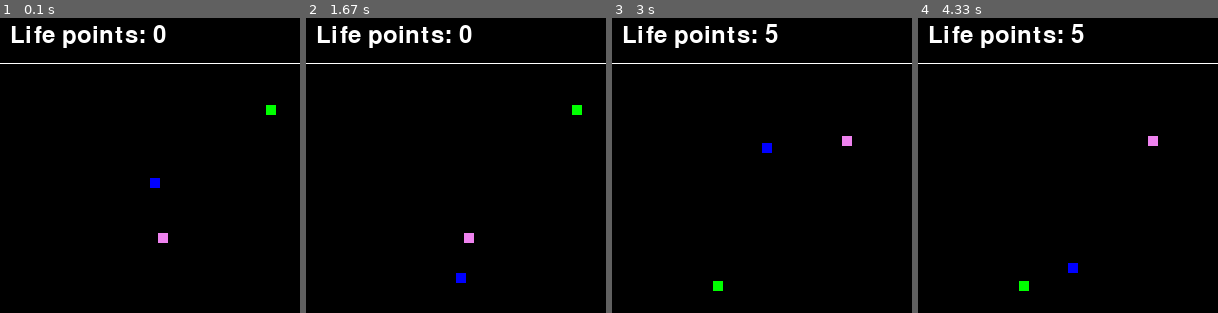
Above: before the commit, frames 1-4 (left to right).
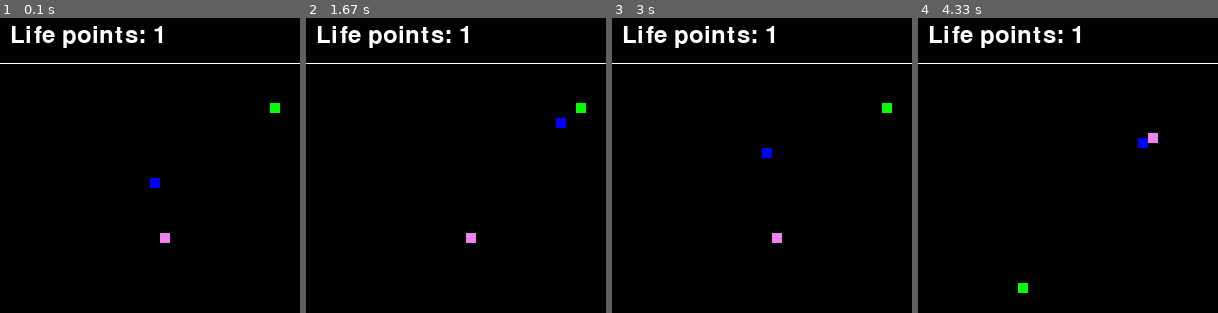
Above: after the commit, the same moments.

Repository: Domcia47/pygames
Game: pygame game, started from Snake.py
The game is run twice, just before and just after one commit, with the same random seed, the same clock (stepped at 60 frames per second) and the same inputs.
Inputs:
- Up to frame 1 (0.1 s): no input
- Up to frame 2 (1.67 s): hold Right 0.33-0.8 s; hold Up 0.83-1.13 s; hold Right 1.17-1.63 s
- Up to frame 3 (3 s): hold Left 1.67-2.2 s; hold Down 2.23-2.53 s; hold Left 2.57-2.97 s
- Up to frame 4 (4.33 s): hold Up 3-3.37 s; hold Right 3.4-4.03 s; hold Down from 4.07 s (still down)

The runs differ from the first frame. In frame 1, 0.4% of the frame differs, in the area x 51-94%, y 2-77%; in frame 2, 0.6%; in frame 3, 0.7%, in the area x 33-94%, y 2-93%; in frame 4, 0.5%.

Commit message:
snake with body

Diff:
--- a/Snake.py
+++ b/Snake.py
@@ -1,8 +1,7 @@
 import sys
 import pygame
 import random
-import queue
-
+from collections import deque
 # COLORS
 black = (0, 0, 0)
 gray = (128, 128, 128)
@@ -30,11 +29,13 @@
 generate_new_food = True
 good_food = None  #Rect for good food
 bad_food = None  #Rect for bad food
-gained_score = None
-score = 0  #Initial score
+gained_score = False
+lost_score = False
+score = 1  #Initial score
 time = 0
 time_limit = 400
-snake_body = queue.Queue()
+snake_body = deque()
+
 
 # MAIN GAME LOOP
 while True:
@@ -43,20 +44,21 @@
         if event.type == pygame.QUIT:
             pygame.quit()
             sys.exit(0)
-        elif event.type == pygame.MOUSEBUTTONDOWN:  # Mouse click event
-            mouse_x, mouse_y = event.pos  # Get mouse click coordinates
-            # Check which region the click is in relative to the snake's head
-            if mouse_x < head.x and abs(mouse_x - head.x) > abs(mouse_y - head.y):  # Click to the left
+
+            # Handle events
+        elif event.type == pygame.KEYDOWN:  # Key press event
+            if event.key == pygame.K_LEFT:  # Left arrow key
                 current_speed = [-10, 0]  # Move left
-            elif mouse_x > head.x + head.width and abs(mouse_x - head.x) > abs(mouse_y - head.y):  # Click to the right
+            elif event.key == pygame.K_RIGHT:  # Right arrow key
                 current_speed = [10, 0]  # Move right
-            elif mouse_y < head.y:  # Click above
+            elif event.key == pygame.K_UP:  # Up arrow key
                 current_speed = [0, -10]  # Move up
-            elif mouse_y > head.y + head.height:  # Click below
+            elif event.key == pygame.K_DOWN:  # Down arrow key
                 current_speed = [0, 10]  # Move down
 
+
     # Check game over condition
-    if score < 0:
+    if score <= 0:
         font = pygame.font.SysFont(None, 48)
         game_over_text = font.render("GAME OVER", True, red)
         screen.fill(black)
@@ -67,7 +69,7 @@
         continue
 
     # Check win condition
-    if score >= 150:
+    if score >= 100:
         font = pygame.font.SysFont(None, 48)
         win_text = font.render("YOU WON", True, green)
         screen.fill(black)
@@ -81,52 +83,72 @@
     # Generate food if needed
     if generate_new_food:
         food_size = 10
-        random_x_good = random.randint(0, width - food_size)
-        random_y_good = random.randint(dashboard_height, height - food_size)
+        random_x_good = random.randint(0, (width - food_size) // 10) * 10
+        random_y_good = random.randint(dashboard_height // 10, (height - food_size) // 10) * 10
+
         good_food = pygame.Rect(random_x_good, random_y_good, food_size, food_size)
 
-        random_x_bad = random.randint(0, width - food_size)
-        random_y_bad = random.randint(dashboard_height, height - food_size)
+        random_x_bad = random.randint(0, (width - food_size) // 10) * 10
+        random_y_bad = random.randint(dashboard_height // 10, (height - food_size) // 10) * 10
+
         bad_food = pygame.Rect(random_x_bad, random_y_bad, food_size, food_size)
 
         time = 0
         generate_new_food = False
-        if gained_score and score % 10 == 0:
-            FPS = min(25,FPS+speed_increment)
-            time_limit = max(200, time_limit - 2)
+
 
     # Move the snake's head
     head = head.move(current_speed)
 
     if head.left < 0:  # Move from left to right
-        head.left = width
+        head.left = width - 10
     elif head.right > width:  # Move from right to left
-        head.right = 0
+        head.right = 10
     if head.top < dashboard_height:  # Move from top to bottom
         head.top = height
     elif head.bottom > height:  # Move from bottom to top
-        head.bottom = dashboard_height
+        head.bottom = dashboard_height + 10
 
     # Check collision with good food
     if head.colliderect(good_food):
-        score += 5
+        score += 1
+        # Lengthen snakes body
         generate_new_food = True
         gained_score = True
 
     # Check collision with bad food
     if head.colliderect(bad_food):
-        score -= 15
+        score -= 1
         generate_new_food = True
+        if score>0:
+            snake_body.pop()
+        lost_score=True
 
+    if score == 0:
+        continue
+
+    # Check collision with snake body
+    if any(head.colliderect(segment) for segment in snake_body):
+        score = -1
     # DRAWING
     screen.fill(black)
     pygame.draw.line(screen, white, (0, dashboard_height), (width, dashboard_height))
-    pygame.draw.rect(screen, blue, head)  #Snake head
+    # pygame.draw.rect(screen, blue, head)  #Snake head
+
+    # drawing snakes body
+    snake_body.appendleft(head)
+    for square in snake_body:
+        pygame.draw.rect(screen, blue, square)
+
     if good_food:
         pygame.draw.rect(screen, bright_violet, good_food)  #Draw good food
     if bad_food:
         pygame.draw.rect(screen, green, bad_food)  #Draw bad food
 
+    if not gained_score and not lost_score:
+        snake_body.pop()
+    gained_score = False
+    lost_score = False
     # Display score
     font = pygame.font.SysFont(None, 36)
     score_text = font.render(f"Life points: {score}", True, white)
